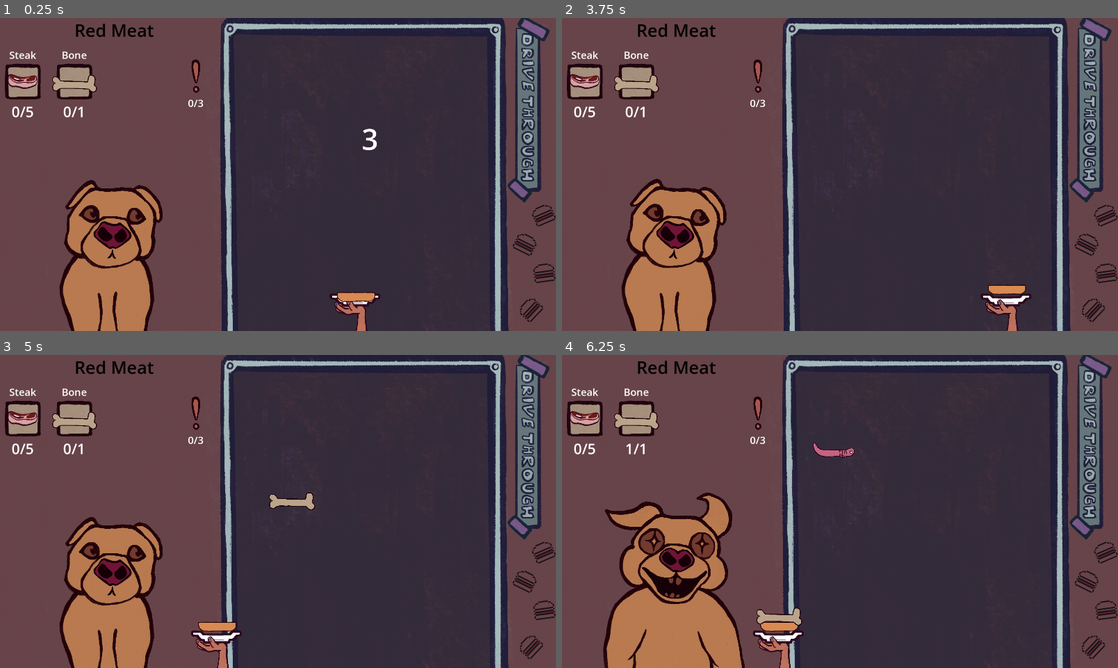
Above: before the commit, frames 1-4 (two rows, left to right).
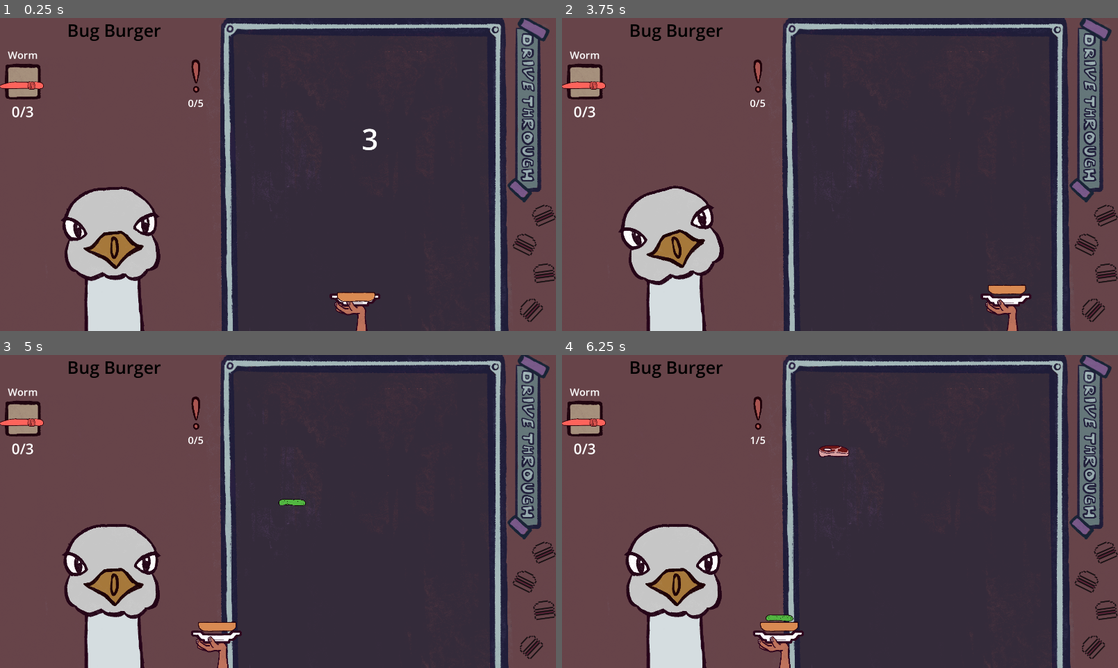
Above: after the commit, the same moments.

Repository: SirLich/funky-drive-through
Game: Godot game, scene res://game.tscn
The game is run twice, just before and just after one commit, with the same random seed, the same clock (stepped at 60 frames per second) and the same inputs.
Inputs (mouse positions are in pixels of both pictures, inside the frame that each line leads up to):
- Up to frame 1 (0.25 s): no input
- Up to frame 2 (3.75 s): move the mouse to (962, 158) at 0.52 s; press the mouse at (962, 158) at 0.53 s; move the mouse to (728, 190) at 1.27 s; release the mouse at (728, 190) at 1.28 s; click (728, 190) at 1.35 s; move the mouse to (895, 105) at 2.02 s; press the mouse at (895, 105) at 2.03 s; move the mouse to (812, 237) at 2.77 s; release the mouse at (812, 237) at 2.78 s; click (812, 237) at 2.85 s; move the mouse to (1006, 221) at 3.52 s; press the mouse at (1006, 221) at 3.53 s
- Up to frame 3 (5 s): move the mouse to (111, 464) at 4.27 s; release the mouse at (111, 464) at 4.28 s; click (111, 464) at 4.35 s
- Up to frame 4 (6.25 s): move the mouse to (867, 511) at 5.02 s; press the mouse at (867, 511) at 5.03 s; move the mouse to (756, 433) at 5.77 s; release the mouse at (756, 433) at 5.78 s; click (756, 433) at 5.85 s

The runs differ from the first frame. In frame 1, 8.7% of the frame differs, in the area x 0-37%, y 1-100%; in frame 2, 8.8%; in frame 3, 9.0%; in frame 4, 12%, in the area x 0-53%, y 1-100%.

Commit message:
More imports

Diff:
--- a/global.gd
+++ b/global.gd
@@ -5,7 +5,7 @@
 @export var top_bun : ItemType
 @export var recipes : Array[Recipe]
 
-var current_recipe = 2
+@export var current_recipe = 0
 
 func get_recipe():
 	return recipes[current_recipe]
--- a/global.tscn
+++ b/global.tscn
@@ -12,11 +12,14 @@
 [ext_resource type="Resource" uid="uid://bn1qfv8vxs8xt" path="res://recipes/spider_burger.tres" id="8_0bbo8"]
 [ext_resource type="Resource" uid="uid://doaxlys0o21tb" path="res://item_types/steak.tres" id="8_b2npl"]
 [ext_resource type="Resource" uid="uid://ur8o6aoa0roc" path="res://item_types/unicorn.tres" id="9_vyp0d"]
+[ext_resource type="Resource" uid="uid://bfv6uyljs0isy" path="res://item_types/cheese.tres" id="10_h4wci"]
+[ext_resource type="Resource" uid="uid://xd01ccv1itdl" path="res://item_types/eggplant.tres" id="11_vhbeb"]
 [ext_resource type="Resource" uid="uid://uojon2jy1wdp" path="res://recipes/red_meat.tres" id="12_d412x"]
+[ext_resource type="Resource" uid="uid://q6fa3t2063uj" path="res://item_types/tomato.tres" id="12_v74pt"]
 
 [node name="Global" type="Node"]
 process_mode = 3
 script = ExtResource("1_c0auo")
-all_items = Array[Resource("res://item_type.gd")]([ExtResour …(141 unchanged characters)… ource("8_b2npl"), ExtResource("9_vyp0d")])
+all_items = Array[Resource("res://item_type.gd")]([ExtResour …(141 unchanged characters)… ource("8_b2npl"), ExtResource("9_vyp0d"), ExtResource("10_h4wci"), ExtResource("11_vhbeb"), ExtResource("12_v74pt")])
 top_bun = ExtResource("5_drngt")
 recipes = Array[Resource("res://recipe.gd")]([ExtResource("6_3outg"), ExtResource("8_0bbo8"), ExtResource("12_d412x")])
--- /dev/null
+++ b/item_types/cheese.tres
@@ -0,0 +1,13 @@
+[gd_resource type="Resource" script_class="ItemType" load_steps=4 format=3 uid="uid://bfv6uyljs0isy"]
+
+[ext_resource type="Script" path="res://item_type.gd" id="1_5uv8o"]
+[ext_resource type="PackedScene" uid="uid://cml5xxbtb785r" path="res://recipes/cheese_melted.tscn" id="1_gt02o"]
+[ext_resource type="Texture2D" uid="uid://dpml5nt2r0bwo" path="res://assets/items/cheese_fall.png" id="1_p1dk6"]
+
+[resource]
+script = ExtResource("1_5uv8o")
+icon = ExtResource("1_p1dk6")
+color = Color(0.729412, 0.635294, 0.243137, 1)
+stacked_scene = ExtResource("1_gt02o")
+name = "Cheese"
+scale_factor = 1.0
--- /dev/null
+++ b/item_types/eggplant.tres
@@ -0,0 +1,11 @@
+[gd_resource type="Resource" script_class="ItemType" load_steps=3 format=3 uid="uid://xd01ccv1itdl"]
+
+[ext_resource type="Texture2D" uid="uid://b43rl2jmsk7mx" path="res://assets/items/eggplant.png" id="1_fc3gr"]
+[ext_resource type="Script" path="res://item_type.gd" id="1_wb88x"]
+
+[resource]
+script = ExtResource("1_wb88x")
+icon = ExtResource("1_fc3gr")
+color = Color(1, 1, 1, 1)
+name = "Eggplant"
+scale_factor = 1.0
--- /dev/null
+++ b/item_types/patty.tres
@@ -0,0 +1,11 @@
+[gd_resource type="Resource" script_class="ItemType" load_steps=3 format=3 uid="uid://0natumgqnctk"]
+
+[ext_resource type="Texture2D" uid="uid://eel68wq72pa2" path="res://assets/items/pickle.png" id="1_alqh6"]
+[ext_resource type="Script" path="res://item_type.gd" id="1_hb2if"]
+
+[resource]
+script = ExtResource("1_hb2if")
+icon = ExtResource("1_alqh6")
+color = Color(0.380392, 0.180392, 0.109804, 1)
+name = "Patty"
+scale_factor = 1.0
--- a/item_types/spider.tres
+++ b/item_types/spider.tres
@@ -8,8 +8,8 @@
 [resource]
 script = ExtResource("1_gy12i")
 icon = ExtResource("2_2rkvw")
-color = Color(0.888013, 0.500029, 0.98622, 1)
+color = Color(0.513726, 0.494118, 0.74902, 1)
 dropped_scene = ExtResource("1_46ay0")
 stacked_scene = ExtResource("4_ery2c")
-name = ""
+name = "Spider"
 scale_factor = 1.0
--- /dev/null
+++ b/item_types/tomato.tres
@@ -0,0 +1,11 @@
+[gd_resource type="Resource" script_class="ItemType" load_steps=3 format=3 uid="uid://q6fa3t2063uj"]
+
+[ext_resource type="Script" path="res://item_type.gd" id="1_8vk6j"]
+[ext_resource type="Texture2D" uid="uid://byx1ackw2tshf" path="res://assets/items/tomato.png" id="1_juycj"]
+
+[resource]
+script = ExtResource("1_8vk6j")
+icon = ExtResource("1_juycj")
+color = Color(1, 1, 1, 1)
+name = "Tomato"
+scale_factor = 1.0
--- a/scenes/dog.tscn
+++ b/scenes/dog.tscn
@@ -26,6 +26,207 @@
 stream_0/stream = ExtResource("2_rr1v4")
 stream_0/weight = 1.0
 
+[sub_resource type="Animation" id="Animation_ey6gc"]
+length = 0.001
+tracks/0/type = "value"
+tracks/0/imported = false
+tracks/0/enabled = true
+tracks/0/path = NodePath("Neck:animation")
+tracks/0/interp = 1
+tracks/0/loop_wrap = true
+tracks/0/keys = {
+"times": PackedFloat32Array(0),
+"transitions": PackedFloat32Array(1),
+"update": 1,
+"values": [&"neutral"]
+}
+tracks/1/type = "value"
+tracks/1/imported = false
+tracks/1/enabled = true
+tracks/1/path = NodePath("FaceGroup/FaceBack:animation")
+tracks/1/interp = 1
+tracks/1/loop_wrap = true
+tracks/1/keys = {
+"times": PackedFloat32Array(0),
+"transitions": PackedFloat32Array(1),
+"update": 1,
+"values": [&"neutral"]
+}
+tracks/2/type = "value"
+tracks/2/imported = false
+tracks/2/enabled = true
+tracks/2/path = NodePath("FaceGroup/FaceFront:animation")
+tracks/2/interp = 1
+tracks/2/loop_wrap = true
+tracks/2/keys = {
+"times": PackedFloat32Array(0),
+"transitions": PackedFloat32Array(1),
+"update": 1,
+"values": [&"neutral"]
+}
+tracks/3/type = "value"
+tracks/3/imported = false
+tracks/3/enabled = true
+tracks/3/path = NodePath("FaceGroup/Nose:animation")
+tracks/3/interp = 1
+tracks/3/loop_wrap = true
+tracks/3/keys = {
+"times": PackedFloat32Array(0),
+"transitions": PackedFloat32Array(1),
+"update": 1,
+"values": [&"nautral"]
+}
+tracks/4/type = "value"
+tracks/4/imported = false
+tracks/4/enabled = true
+tracks/4/path = NodePath("FaceGroup:rotation")
+tracks/4/interp = 1
+tracks/4/loop_wrap = true
+tracks/4/keys = {
+"times": PackedFloat32Array(0),
+"transitions": PackedFloat32Array(1),
+"update": 0,
+"values": [0.0]
+}
+tracks/5/type = "value"
+tracks/5/imported = false
+tracks/5/enabled = true
+tracks/5/path = NodePath("FaceGroup:position")
+tracks/5/interp = 1
+tracks/5/loop_wrap = true
+tracks/5/keys = {
+"times": PackedFloat32Array(0),
+"transitions": PackedFloat32Array(1),
+"update": 0,
+"values": [Vector2(0, 0)]
+}
+
+[sub_resource type="Animation" id="Animation_e11h4"]
+resource_name = "angry"
+tracks/0/type = "value"
+tracks/0/imported = false
+tracks/0/enabled = true
+tracks/0/path = NodePath("Neck:animation")
+tracks/0/interp = 1
+tracks/0/loop_wrap = true
+tracks/0/keys = {
+"times": PackedFloat32Array(0),
+"transitions": PackedFloat32Array(1),
+"update": 1,
+"values": [&"angry"]
+}
+tracks/1/type = "value"
+tracks/1/imported = false
+tracks/1/enabled = true
+tracks/1/path = NodePath("FaceGroup/FaceBack:animation")
+tracks/1/interp = 1
+tracks/1/loop_wrap = true
+tracks/1/keys = {
+"times": PackedFloat32Array(0),
+"transitions": PackedFloat32Array(1),
+"update": 1,
+"values": [&"angry"]
+}
+tracks/2/type = "value"
+tracks/2/imported = false
+tracks/2/enabled = true
+tracks/2/path = NodePath("FaceGroup/FaceFront:animation")
+tracks/2/interp = 1
+tracks/2/loop_wrap = true
+tracks/2/keys = {
+"times": PackedFloat32Array(0),
+"transitions": PackedFloat32Array(1),
+"update": 1,
+"values": [&"angry"]
+}
+tracks/3/type = "value"
+tracks/3/imported = false
+tracks/3/enabled = true
+tracks/3/path = NodePath("FaceGroup/Nose:animation")
+tracks/3/interp = 1
+tracks/3/loop_wrap = true
+tracks/3/keys = {
+"times": PackedFloat32Array(0),
+"transitions": PackedFloat32Array(1),
+"update": 1,
+"values": [&"angry"]
+}
+tracks/4/type = "value"
+tracks/4/imported = false
+tracks/4/enabled = true
+tracks/4/path = NodePath("FaceGroup:rotation")
+tracks/4/interp = 1
+tracks/4/loop_wrap = true
+tracks/4/keys = {
+"times": PackedFloat32Array(0, 0.2, 0.4, 0.6, 0.9),
+"transitions": PackedFloat32Array(1, 1, 1, 1, 1),
+"update": 0,
+"values": [-0.436332, 0.436332, -0.436332, 0.436332, 0.0]
+}
+
+[sub_resource type="Animation" id="Animation_jtllc"]
+resource_name = "happy"
+tracks/0/type = "value"
+tracks/0/imported = false
+tracks/0/enabled = true
+tracks/0/path = NodePath("Neck:animation")
+tracks/0/interp = 1
+tracks/0/loop_wrap = true
+tracks/0/keys = {
+"times": PackedFloat32Array(0),
+"transitions": PackedFloat32Array(1),
+"update": 1,
+"values": [&"happy"]
+}
+tracks/1/type = "value"
+tracks/1/imported = false
+tracks/1/enabled = true
+tracks/1/path = NodePath("FaceGroup/FaceBack:animation")
+tracks/1/interp = 1
+tracks/1/loop_wrap = true
+tracks/1/keys = {
+"times": PackedFloat32Array(0),
+"transitions": PackedFloat32Array(1),
+"update": 1,
+"values": [&"happy"]
+}
+tracks/2/type = "value"
+tracks/2/imported = false
+tracks/2/enabled = true
+tracks/2/path = NodePath("FaceGroup/FaceFront:animation")
+tracks/2/interp = 1
+tracks/2/loop_wrap = true
+tracks/2/keys = {
+"times": PackedFloat32Array(0),
+"transitions": PackedFloat32Array(1),
+"update": 1,
+"values": [&"happy"]
+}
+tracks/3/type = "value"
+tracks/3/imported = false
+tracks/3/enabled = true
+tracks/3/path = NodePath("FaceGroup/Nose:animation")
+tracks/3/interp = 1
+tracks/3/loop_wrap = true
+tracks/3/keys = {
+"times": PackedFloat32Array(0),
+"transitions": PackedFloat32Array(1),
+"update": 1,
+"values": [&"happy"]
+}
+tracks/4/type = "value"
+tracks/4/imported = false
+tracks/4/enabled = true
+tracks/4/path = NodePath("FaceGroup:position")
+tracks/4/interp = 1
+tracks/4/loop_wrap = true
+tracks/4/keys = {
+"times": PackedFloat32Array(0, 0.1, 0.2, 0.4, 0.5),
+"transitions": PackedFloat32Array(1, 1, 1, 1, 1),
+"update": 0,
+"values": [Vector2(0, 0), Vector2(0, 102), Vector2(6, -113), Vector2(0, 102), Vector2(6, -113)]
+}
+
 [sub_resource type="Animation" id="Animation_wb58p"]
 resource_name = "neutral"
 loop_mode = 2
@@ -90,207 +291,6 @@
 "values": [-0.0872665, 0.0, 0.0872665]
 }
 
-[sub_resource type="Animation" id="Animation_ey6gc"]
-length = 0.001
-tracks/0/type = "value"
-tracks/0/imported = false
-tracks/0/enabled = true
-tracks/0/path = NodePath("Neck:animation")
-tracks/0/interp = 1
-tracks/0/loop_wrap = true
-tracks/0/keys = {
-"times": PackedFloat32Array(0),
-"transitions": PackedFloat32Array(1),
-"update": 1,
-"values": [&"neutral"]
-}
-tracks/1/type = "value"
-tracks/1/imported = false
-tracks/1/enabled = true
-tracks/1/path = NodePath("FaceGroup/FaceBack:animation")
-tracks/1/interp = 1
-tracks/1/loop_wrap = true
-tracks/1/keys = {
-"times": PackedFloat32Array(0),
-"transitions": PackedFloat32Array(1),
-"update": 1,
-"values": [&"neutral"]
-}
-tracks/2/type = "value"
-tracks/2/imported = false
-tracks/2/enabled = true
-tracks/2/path = NodePath("FaceGroup/FaceFront:animation")
-tracks/2/interp = 1
-tracks/2/loop_wrap = true
-tracks/2/keys = {
-"times": PackedFloat32Array(0),
-"transitions": PackedFloat32Array(1),
-"update": 1,
-"values": [&"neutral"]
-}
-tracks/3/type = "value"
-tracks/3/imported = false
-tracks/3/enabled = true
-tracks/3/path = NodePath("FaceGroup/Nose:animation")
-tracks/3/interp = 1
-tracks/3/loop_wrap = true
-tracks/3/keys = {
-"times": PackedFloat32Array(0),
-"transitions": PackedFloat32Array(1),
-"update": 1,
-"values": [&"nautral"]
-}
-tracks/4/type = "value"
-tracks/4/imported = false
-tracks/4/enabled = true
-tracks/4/path = NodePath("FaceGroup:rotation")
-tracks/4/interp = 1
-tracks/4/loop_wrap = true
-tracks/4/keys = {
-"times": PackedFloat32Array(0),
-"transitions": PackedFloat32Array(1),
-"update": 0,
-"values": [0.0]
-}
-tracks/5/type = "value"
-tracks/5/imported = false
-tracks/5/enabled = true
-tracks/5/path = NodePath("FaceGroup:position")
-tracks/5/interp = 1
-tracks/5/loop_wrap = true
-tracks/5/keys = {
-"times": PackedFloat32Array(0),
-"transitions": PackedFloat32Array(1),
-"update": 0,
-"values": [Vector2(0, 0)]
-}
-
-[sub_resource type="Animation" id="Animation_e11h4"]
-resource_name = "angry"
-tracks/0/type = "value"
-tracks/0/imported = false
-tracks/0/enabled = true
-tracks/0/path = NodePath("Neck:animation")
-tracks/0/interp = 1
-tracks/0/loop_wrap = true
-tracks/0/keys = {
-"times": PackedFloat32Array(0),
-"transitions": PackedFloat32Array(1),
-"update": 1,
-"values": [&"angry"]
-}
-tracks/1/type = "value"
-tracks/1/imported = false
-tracks/1/enabled = true
-tracks/1/path = NodePath("FaceGroup/FaceBack:animation")
-tracks/1/interp = 1
-tracks/1/loop_wrap = true
-tracks/1/keys = {
-"times": PackedFloat32Array(0),
-"transitions": PackedFloat32Array(1),
-"update": 1,
-"values": [&"angry"]
-}
-tracks/2/type = "value"
-tracks/2/imported = false
-tracks/2/enabled = true
-tracks/2/path = NodePath("FaceGroup/FaceFront:animation")
-tracks/2/interp = 1
-tracks/2/loop_wrap = true
-tracks/2/keys = {
-"times": PackedFloat32Array(0),
-"transitions": PackedFloat32Array(1),
-"update": 1,
-"values": [&"angry"]
-}
-tracks/3/type = "value"
-tracks/3/imported = false
-tracks/3/enabled = true
-tracks/3/path = NodePath("FaceGroup/Nose:animation")
-tracks/3/interp = 1
-tracks/3/loop_wrap = true
-tracks/3/keys = {
-"times": PackedFloat32Array(0),
-"transitions": PackedFloat32Array(1),
-"update": 1,
-"values": [&"angry"]
-}
-tracks/4/type = "value"
-tracks/4/imported = false
-tracks/4/enabled = true
-tracks/4/path = NodePath("FaceGroup:rotation")
-tracks/4/interp = 1
-tracks/4/loop_wrap = true
-tracks/4/keys = {
-"times": PackedFloat32Array(0, 0.2, 0.4, 0.6, 0.9),
-"transitions": PackedFloat32Array(1, 1, 1, 1, 1),
-"update": 0,
-"values": [-0.436332, 0.436332, -0.436332, 0.436332, 0.0]
-}
-
-[sub_resource type="Animation" id="Animation_jtllc"]
-resource_name = "happy"
-tracks/0/type = "value"
-tracks/0/imported = false
-tracks/0/enabled = true
-tracks/0/path = NodePath("Neck:animation")
-tracks/0/interp = 1
-tracks/0/loop_wrap = true
-tracks/0/keys = {
-"times": PackedFloat32Array(0),
-"transitions": PackedFloat32Array(1),
-"update": 1,
-"values": [&"happy"]
-}
-tracks/1/type = "value"
-tracks/1/imported = false
-tracks/1/enabled = true
-tracks/1/path = NodePath("FaceGroup/FaceBack:animation")
-tracks/1/interp = 1
-tracks/1/loop_wrap = true
-tracks/1/keys = {
-"times": PackedFloat32Array(0),
-"transitions": PackedFloat32Array(1),
-"update": 1,
-"values": [&"happy"]
-}
-tracks/2/type = "value"
-tracks/2/imported = false
-tracks/2/enabled = true
-tracks/2/path = NodePath("FaceGroup/FaceFront:animation")
-tracks/2/interp = 1
-tracks/2/loop_wrap = true
-tracks/2/keys = {
-"times": PackedFloat32Array(0),
-"transitions": PackedFloat32Array(1),
-"update": 1,
-"values": [&"happy"]
-}
-tracks/3/type = "value"
-tracks/3/imported = false
-tracks/3/enabled = true
-tracks/3/path = NodePath("FaceGroup/Nose:animation")
-tracks/3/interp = 1
-tracks/3/loop_wrap = true
-tracks/3/keys = {
-"times": PackedFloat32Array(0),
-"transitions": PackedFloat32Array(1),
-"update": 1,
-"values": [&"happy"]
-}
-tracks/4/type = "value"
-tracks/4/imported = false
-tracks/4/enabled = true
-tracks/4/path = NodePath("FaceGroup:position")
-tracks/4/interp = 1
-tracks/4/loop_wrap = true
-tracks/4/keys = {
-"times": PackedFloat32Array(0, 0.1, 0.2, 0.4, 0.5),
-"transitions": PackedFloat32Array(1, 1, 1, 1, 1),
-"update": 0,
-"values": [Vector2(0, 0), Vector2(0, 102), Vector2(6, -113), Vector2(0, 102), Vector2(6, -113)]
-}
-
 [sub_resource type="AnimationLibrary" id="AnimationLibrary_qkxc0"]
 _data = {
 "RESET": SubResource("Animation_ey6gc"),
--- a/scenes/item/dropped_items/dropped_spider.tscn
+++ b/scenes/item/dropped_items/dropped_spider.tscn
@@ -8,12 +8,10 @@
 scale = Vector2(0.1, 0.1)
 
 [node name="Sprite2D2" type="Sprite2D" parent="."]
-scale = Vector2(1, 1)
 texture = ExtResource("2_x63uv")
 
 [node name="Sprite2D" type="Sprite2D" parent="."]
 modulate = Color(0.513726, 0.494118, 0.74902, 1)
-scale = Vector2(1, 1)
 texture = ExtResource("1_4hlkv")
 
 [node name="AnimatedSprite2D3" type="AnimatedSprite2D" parent="."]
Binary file added: assets/items/cheese_drip.png
Not shown, added: assets/items/cheese_drip.png.import
Binary file added: assets/items/cheese_fall.png
Not shown, added: assets/items/cheese_fall.png.import
Binary file added: assets/items/cheese_melted.png
Not shown, added: assets/items/cheese_melted.png.import
Binary file added: assets/items/cheese_melted2.png
Not shown, added: assets/items/cheese_melted2.png.import
Not shown: 1 places in global.tscn that only renumber resources
Not shown: 1 places in recipes/cheese_melted.tscn that only renumber resources
